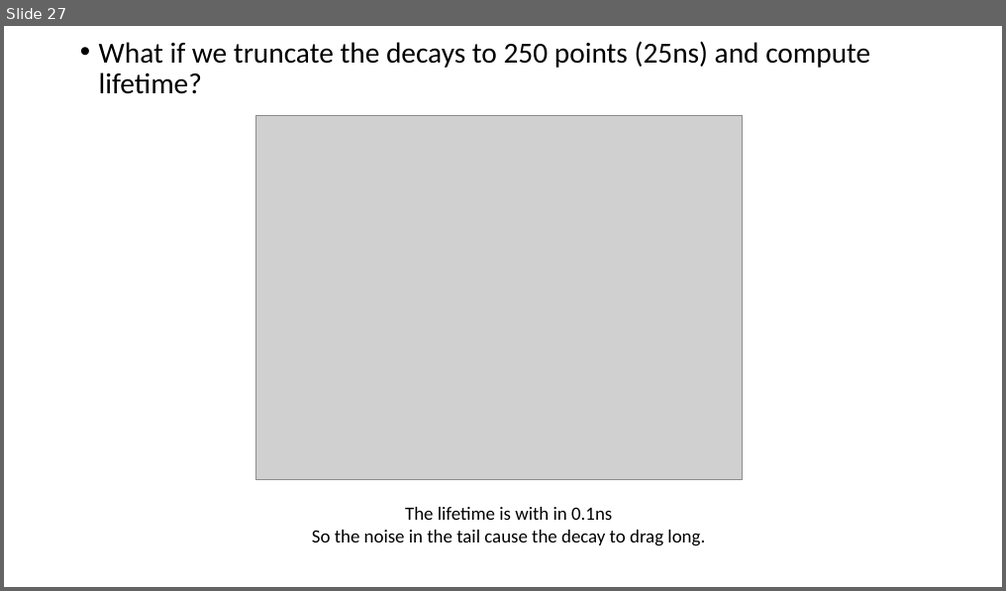
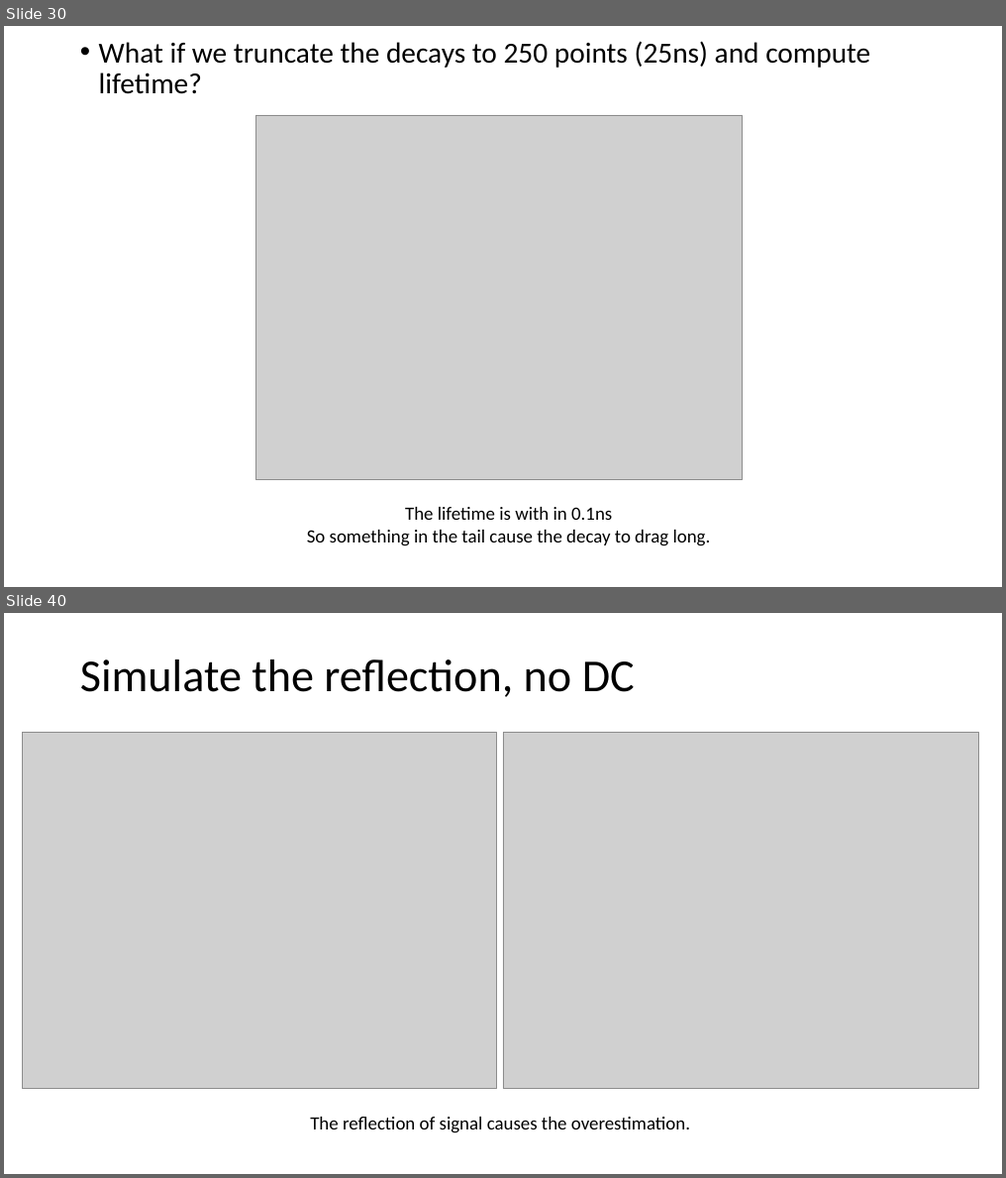
Before and after one commit to marculab/FLImBrushDataProcessingTool, a slide deck: AlphaDeterminatin/FLImBRUSH data processing.pptx. Shown one above the other, each under a label of ours: slide 27 before the commit, slides 30 and 40 after it; the slides between them are not shown. The pictures are 1006x591 and 1006x1178 pixels, drawn with LibreOffice and Linux fonts; fonts in the diff are those of the drawing; grey boxes stand for pictures. Boxes give left, top, right and bottom in pixels: in the first picture for what was removed or moved away, otherwise in the second. Text is boxed around its words. In the diff, an @@ line names an element or a change of style, - is before the commit and + after.

```diff
--- a/AlphaDeterminatin/FLImBRUSH data processing.pptx
+++ b/AlphaDeterminatin/FLImBRUSH data processing.pptx
@@ slide 40 added at box(4, 613, 1002, 1174), background #FFFFFF @@
@@ title added at box(80, 660, 635, 697), 44 pt, text #000000 @@
+Simulate the reflection, no DC
@@ picture added at box(22, 733, 497, 1089) @@
@@ picture added at box(503, 733, 979, 1089) @@
@@ text added at box(310, 1117, 690, 1134), 18 pt, text #000000 @@
+The reflection of signal causes the overestimation.
@@ what was slide 27 is now slide 30 @@
@@ slide 30 changed as well @@
@@ text at box(307, 530, 711, 547): text changed @@
-So the noise in the tail cause the decay to drag long.
+So something in the tail cause the decay to drag long.
```
Also in this commit, not shown: 8 other slides changed, 35 other slides added, 4 slides removed.
